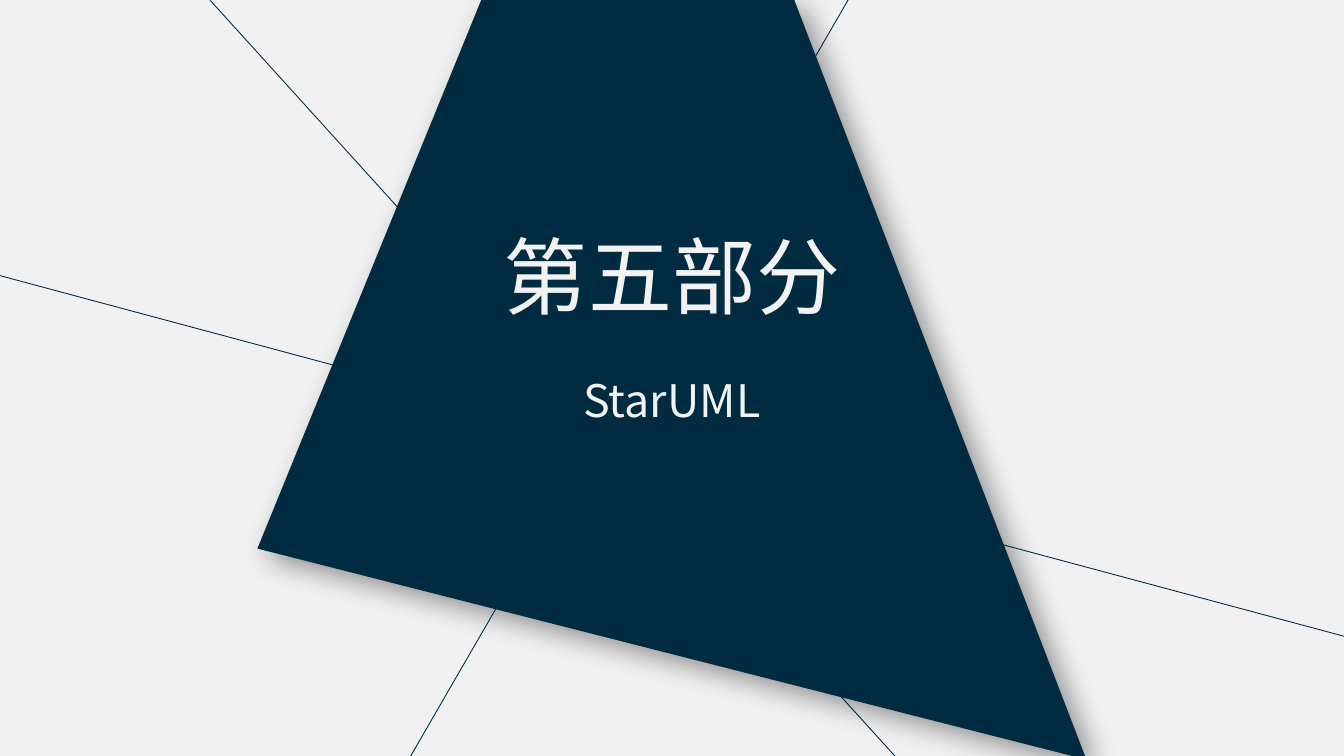
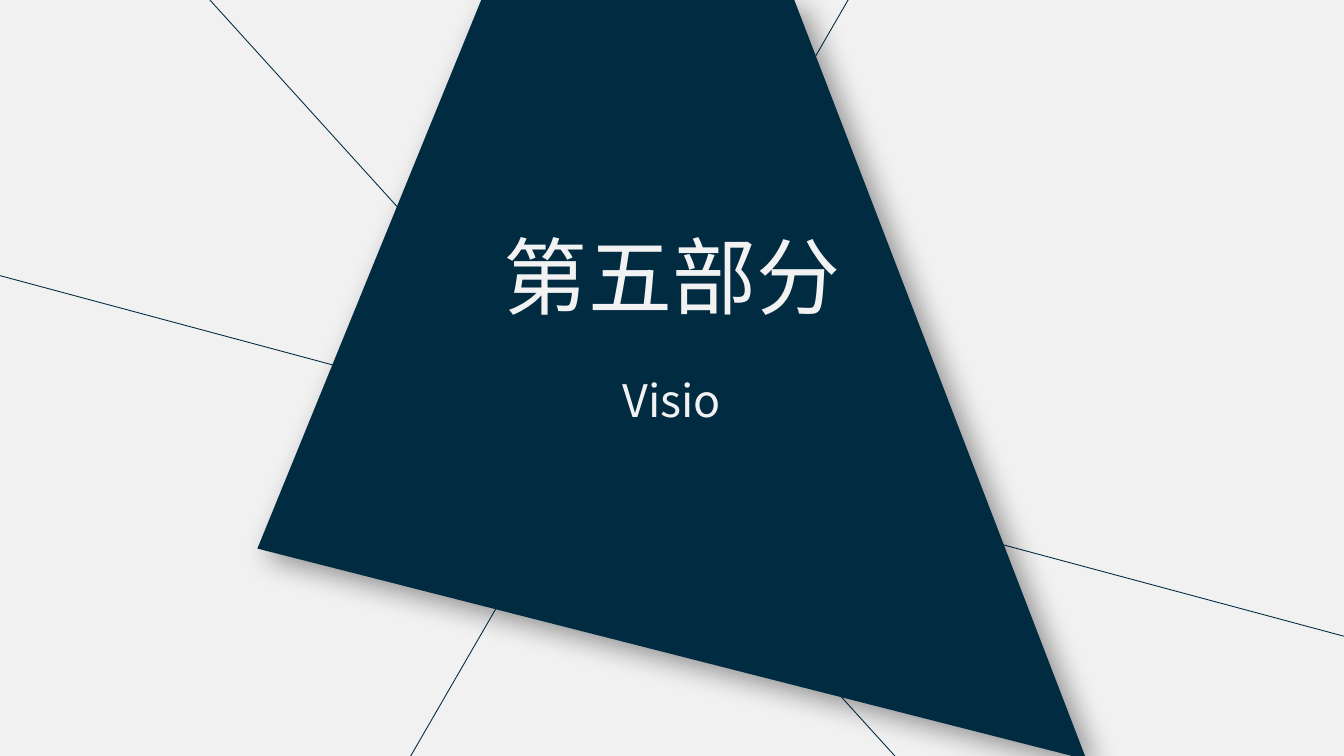
Before and after one commit to PRD2018-G18/PRD2018, a slide deck: slide 27 of 非受控文档/过程文档/UML工具/UML工具.pptx (slide 22 before the commit). Drawn at 1344x756 pixels with LibreOffice and Linux fonts; fonts in the diff are those of the drawing. Boxes give left, top, right and bottom in pixels: in the first picture for what was removed or moved away, otherwise in the second. Text is boxed around its words. In the diff, an @@ line names an element or a change of style, - is before the commit and + after.

```diff
--- a/非受控文档/过程文档/UML工具/UML工具.pptx
+++ b/非受控文档/过程文档/UML工具/UML工具.pptx
@@ text at (x1=623, y1=382, x2=722, y2=418): text changed @@
-StarUML
+Visio
```
Also in this commit, not shown: 3 other slides changed, 27 slides added.
